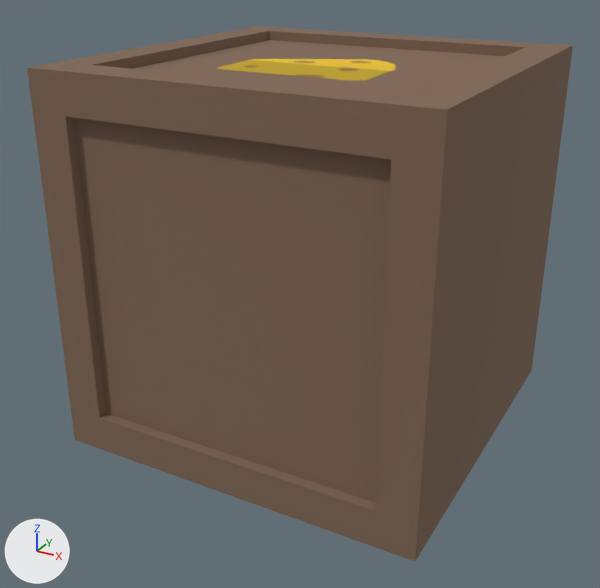
A saved change to the glTF model contents/meshes/ingredient_crates/ingredient_crate_cheese.glb.
Both versions are drawn from a 50 mm camera at (0.978, -1.901, 1.288) aimed at (-0.026, -0.076, 0.376). The axes (+X, +Y, +Z) are drawn at lower left. The lights are the same throughout. The older version comes first.

Names of what the first picture shows: 'Ingredient_Crate2'.
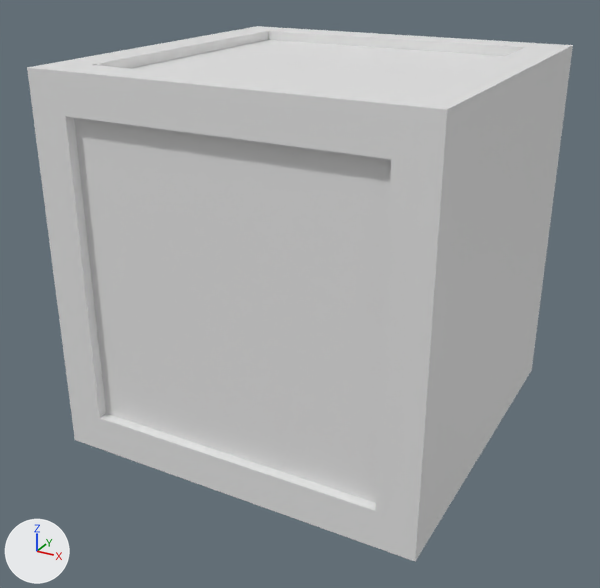
Pixel boxes [x1, y1, x2, y2] of what changed, in the pictures (600 x 588 px):
'Ingredient_Crate2', recoloured (brown to white)
    both: [27, 26, 573, 561]

What changed in the scene script:
```text
Change me_ingredient_crate2:
    where me_ingredient_crate2.from_pydata(...)  # 24 vertices, 44 faces; spans x -0.5..0.5, y -0.5..0.5, z -0.5..0.5
    remove me_ingredient_crate2.materials.append(mat_material_crate)  # picture img_ingredient_crate_meat
```
